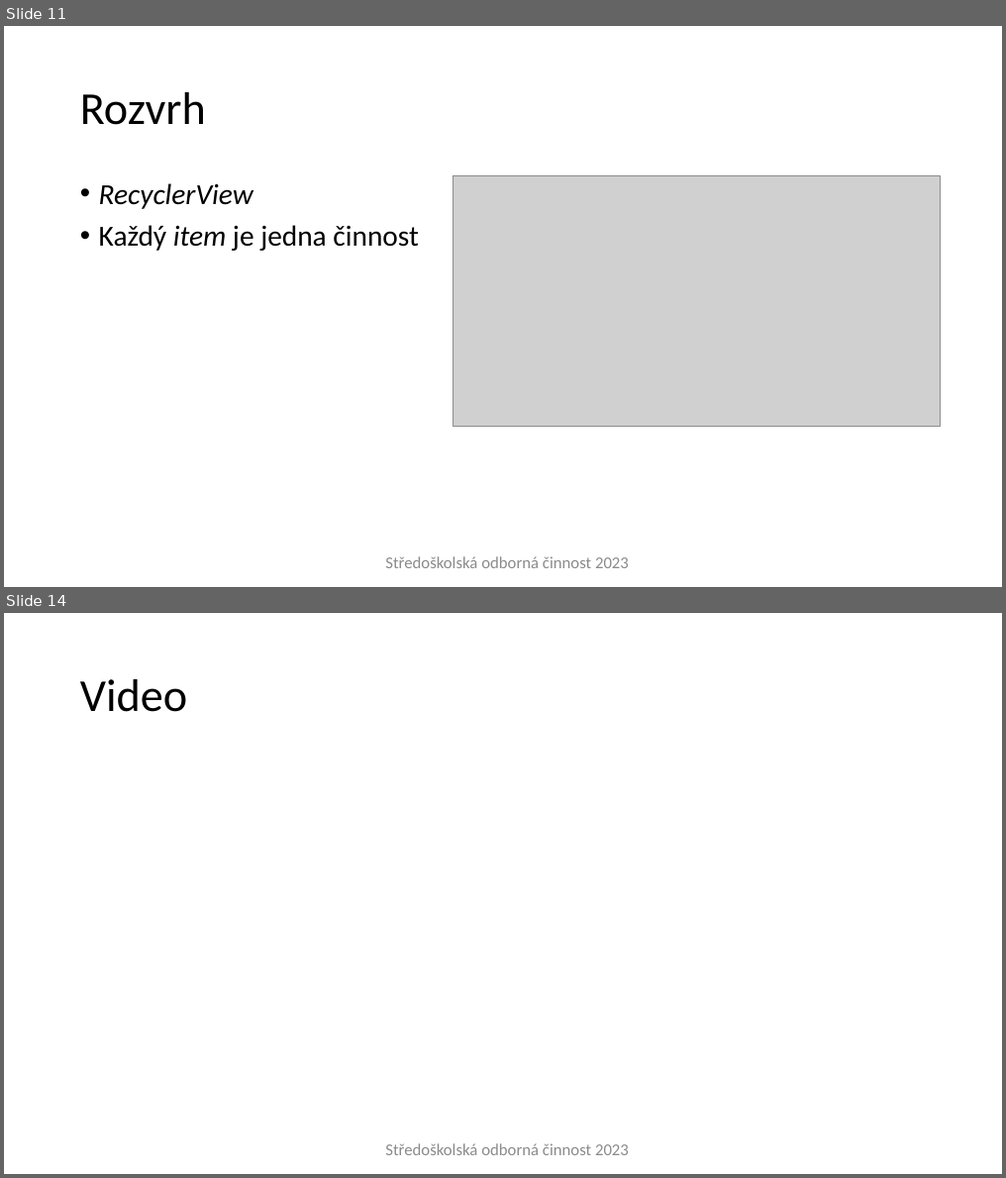
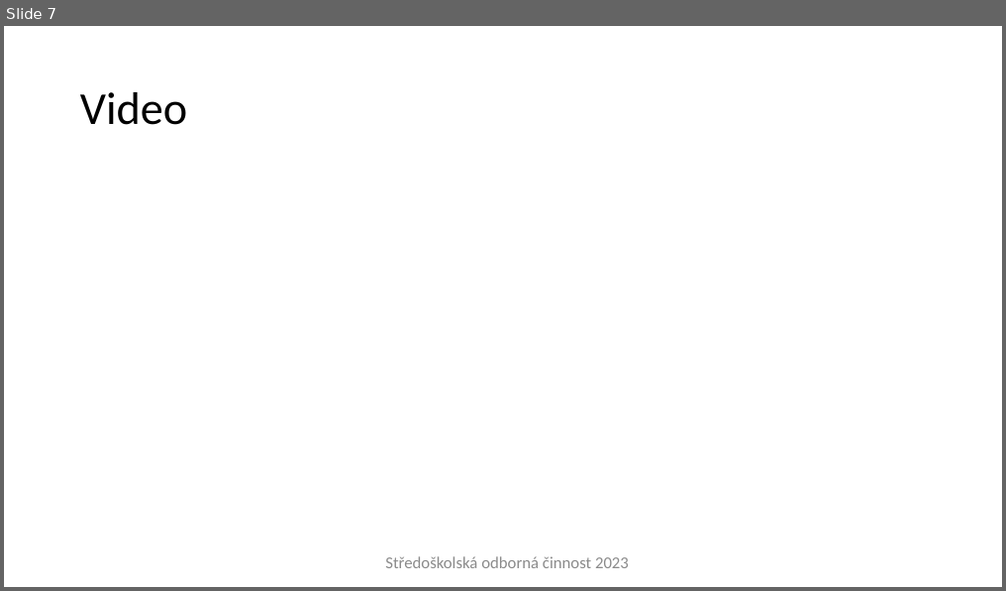
Before and after one commit to gyarab/Aplikace-Domluv-se, a slide deck: soc prezentace.pptx. Shown one above the other, each under a label of ours: slides 11 and 14 before the commit, slide 7 after it; the slides between them are not shown. The pictures are 1006x1178 and 1006x591 pixels, drawn with LibreOffice and Linux fonts; fonts in the diff are those of the drawing; grey boxes stand for pictures; background and template pictures are left out. Boxes give left, top, right and bottom in pixels: in the first picture for what was removed or moved away, otherwise in the second. Text is boxed around its words. In the diff, an @@ line names an element or a change of style, - is before the commit and + after.

```diff
--- a/soc prezentace.pptx
+++ b/soc prezentace.pptx
@@ slide 11 removed at <box>4,26,1002,587</box>, background #FFFFFF @@
@@ title removed at <box>80,92,206,125</box> @@
-Rozvrh
@@ text removed at <box>99,183,418,251</box> @@
-• RecyclerView
-• Každý item je jedna činnost
@@ picture removed at <box>452,175,940,427</box> @@
@@ rectangle removed at <box>377,548,638,577</box> @@
-Středoškolská odborná činnost 2023
@@ what was slide 14 is now slide 7 @@
```
Also in this commit, not shown: 5 slides changed, 6 slides added, 8 other slides removed.
